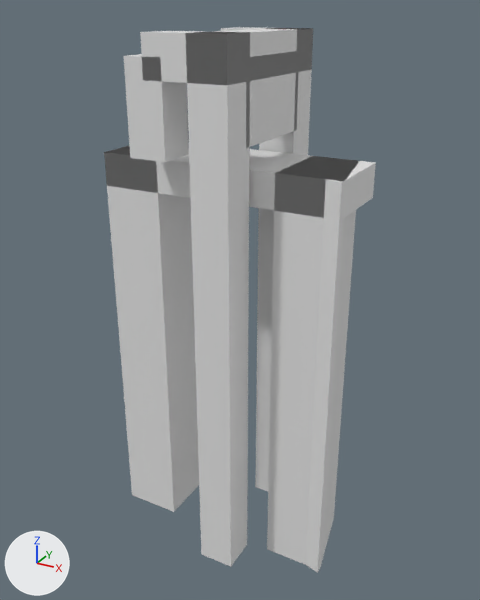
The glTF model models/vuren/vuren-brug-0b8ccd2e/vuren-brug-0b8ccd2e.glb as it was, and as the next commit left it.
Both versions are drawn from a 50 mm lens placed at (7.47, -13.35, 3.3), pointed at (0.06, 0.1, -3.43). Lighting does not change. The marker at lower left points along +X, +Y and +Z. The first picture is the older version.

Script lines for the objects in view, before the commit:
```python
ob_building_balans = bpy.data.objects.new('building:balans', me_balans)
ob_building_balans.location = (0.0, 0.0, 0.0)
ob_building_balans_2 = bpy.data.objects.new('building:balans 2', me_balans_2)
ob_building_balans_2.location = (0.0, 0.0, 0.0)
ob_building_contragewicht = bpy.data.objects.new('building:contragewicht', me_contragewicht)
ob_building_contragewicht.location = (0.0, 0.0, 0.0)
ob_building_hamei = bpy.data.objects.new('building:hamei', me_hamei)
ob_building_hamei.location = (0.0, 0.0, 0.0)
ob_building_hamei_2 = bpy.data.objects.new('building:hamei 2', me_hamei_2)
ob_building_hamei_2.location = (0.0, 0.0, 0.0)
ob_building_hangstang_2 = bpy.data.objects.new('building:hangstang 2', me_hangstang_2)
ob_building_hangstang_2.location = (0.0, 0.0, 0.0)
ob_building_portaal = bpy.data.objects.new('building:portaal', me_portaal)
ob_building_portaal.location = (0.0, 0.0, 0.0)
ob_road_landhoofd__aangenomen__2 = bpy.data.objects.new('road:landhoofd (aangenomen) 2', me_landhoofd__aangenomen__2)
ob_road_landhoofd__aangenomen__2.location = (0.0, 0.0, 0.0)
# also in view: 'road:landhoofd (aangenomen)' at (-2.25, 0.0, -4.91); 'road:dek' at (0.0, 0.0, -0.23)
```
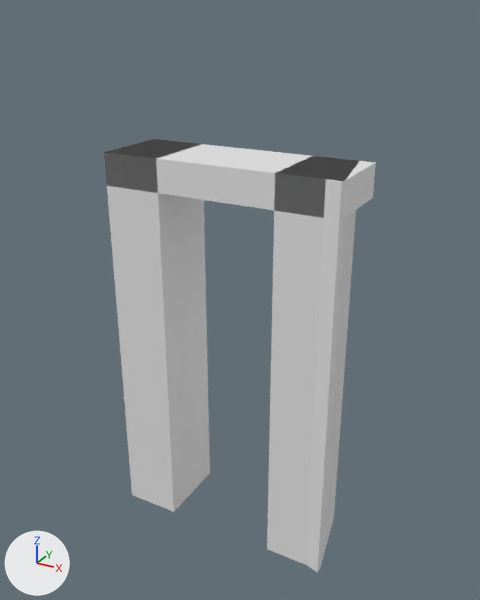
Patch to the scene script:
```diff
--- a/models/vuren/vuren-brug-0b8ccd2e/vuren-brug-0b8ccd2e.glb.py
+++ b/models/vuren/vuren-brug-0b8ccd2e/vuren-brug-0b8ccd2e.glb.py
@@ ob_building_hamei @@
-ob_building_hamei = bpy.data.objects.new('building:hamei', me_hamei)
-ob_building_hamei.location = (0.0, 0.0, 0.0)
@@ ob_building_hamei_2 @@
-ob_building_hamei_2 = bpy.data.objects.new('building:hamei 2', me_hamei_2)
-ob_building_hamei_2.location = (0.0, 0.0, 0.0)
@@ ob_building_portaal @@
-ob_building_portaal = bpy.data.objects.new('building:portaal', me_portaal)
-ob_building_portaal.location = (0.0, 0.0, 0.0)
@@ ob_building_balans @@
-ob_building_balans = bpy.data.objects.new('building:balans', me_balans)
-ob_building_balans.location = (0.0, 0.0, 0.0)
@@ ob_building_balans_2 @@
-ob_building_balans_2 = bpy.data.objects.new('building:balans 2', me_balans_2)
-ob_building_balans_2.location = (0.0, 0.0, 0.0)
@@ ob_building_hangstang_2 @@
-ob_building_hangstang_2 = bpy.data.objects.new('building:hangstang 2', me_hangstang_2)
-ob_building_hangstang_2.location = (0.0, 0.0, 0.0)
@@ ob_building_contragewicht @@
-ob_building_contragewicht = bpy.data.objects.new('building:contragewicht', me_contragewicht)
-ob_building_contragewicht.location = (0.0, 0.0, 0.0)
```

Pixel boxes [x1, y1, x2, y2] of what changed, in the pictures (480 x 600 px):
'building:hamei 2', deleted
    before: [186, 32, 250, 567]
'building:hamei', deleted
    before: [255, 28, 313, 491]
'building:hangstang 2', deleted
    before: [124, 54, 189, 162]
'building:balans 2', deleted
    before: [140, 31, 250, 85]
'building:contragewicht', deleted
    before: [246, 51, 299, 148]
'building:portaal', deleted
    before: [212, 28, 305, 83]
'building:balans', deleted
    before: [221, 27, 313, 72]
